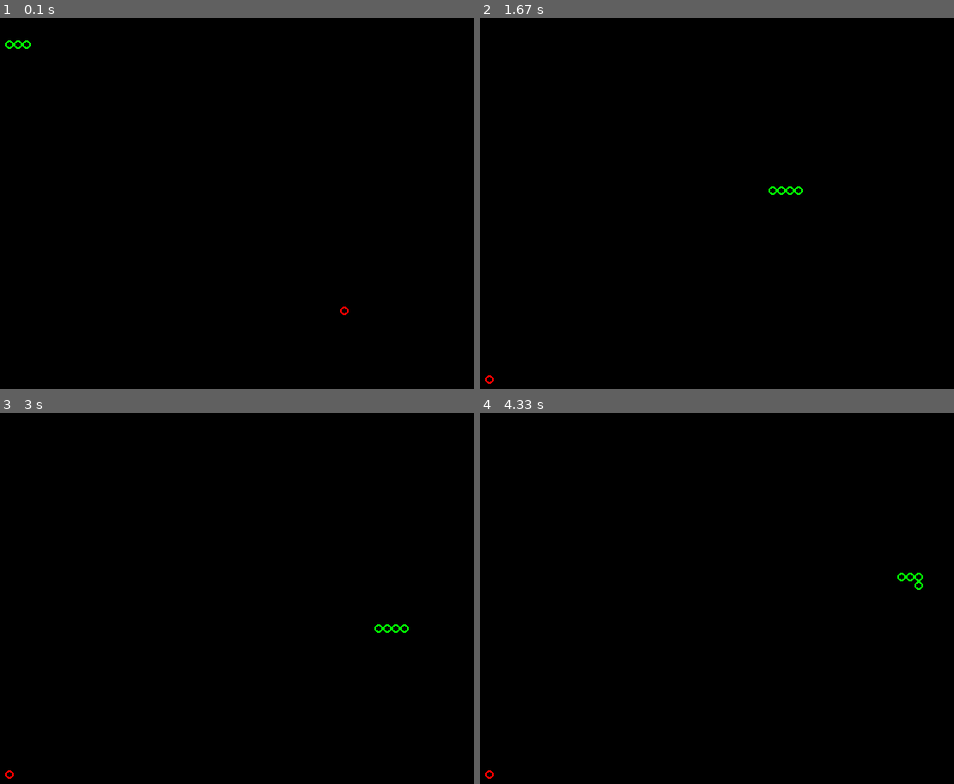
Above: before the commit, frames 1-4 (two rows, left to right).
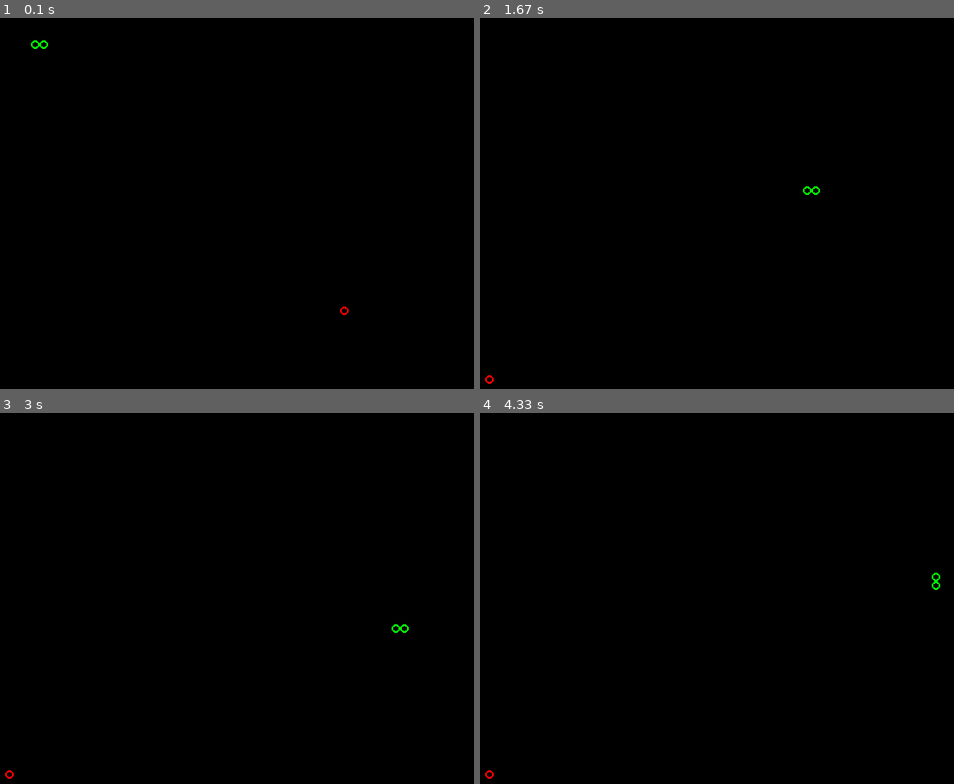
Above: after the commit, the same moments.

Repository: caffeinemonster/python-pygame-nibbles
Game: pygame game, started from pgnibbles-class.py
Two runs of this game, one before a commit and one after it. Both use one fixed random seed, a clock stepped at 60 frames per second and the inputs below. The source is Python 2; it was converted automatically to run under Python 3.
Inputs:
- Up to frame 1 (0.1 s): no input
- Up to frame 2 (1.67 s): hold Up 0.83-1.3 s; hold Right from 1.33 s (still down)
- Up to frame 3 (3 s): release Right at 1.8 s; hold Down 2.4-2.7 s; hold Left from 2.73 s (still down)
- Up to frame 4 (4.33 s): release Left at 3.13 s; hold Up 3.17-3.53 s; hold Right 3.57-4.2 s; hold Down from 4.23 s (still down)

The runs differ from the first frame. In frame 1, 0.1% of the frame differs, in the area x 1-11%, y 6-9%; in frame 2, 0.1%, in the area x 60-72%, y 45-48%; in frame 3, less than 0.1%; in frame 4, 0.1%.

Commit message:
Collision detection working.

Diff:
--- a/pgnibbles-class.py
+++ b/pgnibbles-class.py
@@ -1,3 +1,4 @@
+#body / head collision still not working needs looking at.
 import random, pygame, time
 from pygame.locals import *
 wWIDTH = 640
@@ -5,7 +6,6 @@
 GSIZE = 10
 GWIDTH=int(wWIDTH / GSIZE)
 GHEIGHT=int(wHEIGHT / GSIZE)
-
 class csnake():
     def __init__(self):
 	direction = 0
@@ -13,7 +13,8 @@
     def add (self, x, y):
 	self.data.insert(0,(x,y))
     def head(self):
-	return (self.data[0][0] , self.data[0][1])
+	r = self.data[0]
+	return r
     def body(self):
 	r = self.data
 	return r
@@ -28,8 +29,7 @@
     def get(self):
 	r = self.data
 	return r
-
-while (1):#init
+while (1):
     global GCLOCK, GSURF, BASICFONT
     pygame.init()
     GCLOCK = pygame.time.Clock()
@@ -41,14 +41,9 @@
     sy = random.randint(5, GHEIGHT - 6)
     snake.add(sx,sy)
     snake.add(sx-1,sy)
-    snake.add(sx-2,sy)
-    snake.add(sx-3,sy)
-    print snake.data[0][0]
-    print snake.data[0][1]
+    #snake.add(sx-2,sy)
+    #snake.add(sx-3,sy)
     apple.add(random.randint(0, GWIDTH - 1),random.randint(0, GHEIGHT - 1))
-    print apple.data[0][0]
-    print apple.data[0][1]
-    #(random.randint(0, GRIDWIDTH - 1), random.randint(0, GRIDHEIGHT - 1))
     while(1): #start game
         print snake.direction
 	for event in pygame.event.get():
@@ -71,24 +66,23 @@
         if snake.data[0][0] == -1 or snake.data[0][0] == GWIDTH or snake.data[0][1] == -1 or snake.data[0][1] == GHEIGHT:
             break
         sbody = snake.body()
-        for body in sbody:
-	    if body == snake.head():
-		break
-	#	print "===== uhoh"
-	#    else:
-	#	print "====== ok"
-	#for body in sbody:
-        #    if (snake.data[0][0] == body[0]) and (snake.data[0][1] == body[1]):
-        #        print "head intersectiong body"
-	#	print str(body[0]) +" " +str(body[1]) + " body : head " + str(snake.data[0][1]) + "," + str(snake.data[0][1])
-	#	quit()
-		#return
+	shead = snake.head()
+	#del sbody[0]
+        #ishead = 1
+	print sbody
+	print shead
+	print "========================"
+	for body in sbody[1:]:
+	    print body
+	    print shead
+	    print "==========="
+	    if (body == shead):
+	        quit()
 	if snake.data[0][0] == apple.data[0][0] and snake.data[0][1] == apple.data[0][1]:
             apple.add(random.randint(0, GWIDTH - 1),random.randint(0, GHEIGHT - 1))
-	    #apple = (random.randint(0, GRIDWIDTH - 1), random.randint(0, GRIDHEIGHT - 1))
         else:
-            #snakeCoords.pop()
 	    snake.remove()
+
 	if snake.direction == K_UP:
             snake.add(snake.data[0][0], snake.data[0][1] - 1)
         elif snake.direction == K_DOWN:
@@ -104,6 +98,3 @@
         pygame.draw.circle(GSURF, (255, 0, 0), (apple.data[0][0]*GSIZE+(GSIZE/2),apple.data[0][1]*GSIZE+(GSIZE/2)), GSIZE/2, 2)
         pygame.display.update()
         GCLOCK.tick(15)
-
-#print snake.head()
-#print snake.body()
